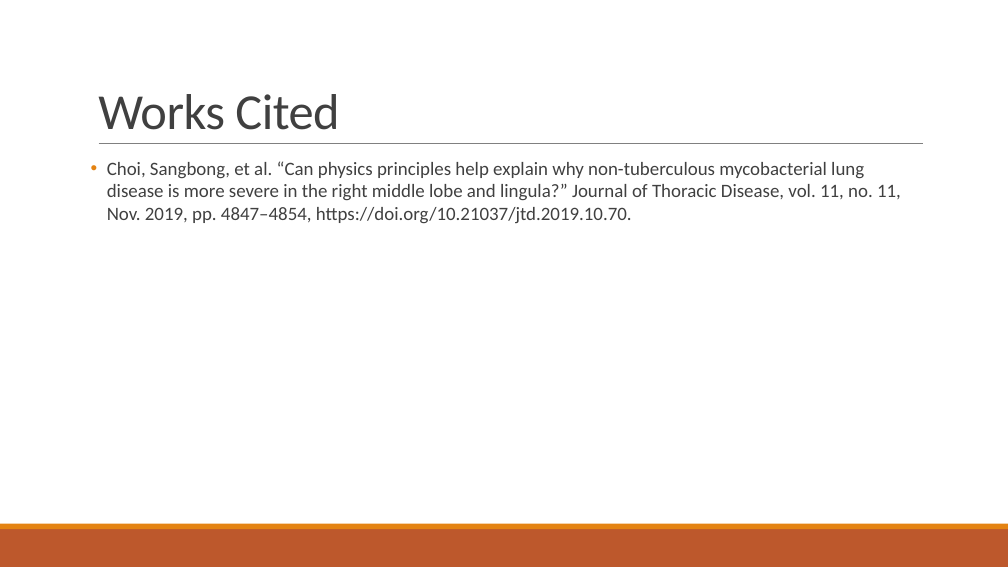
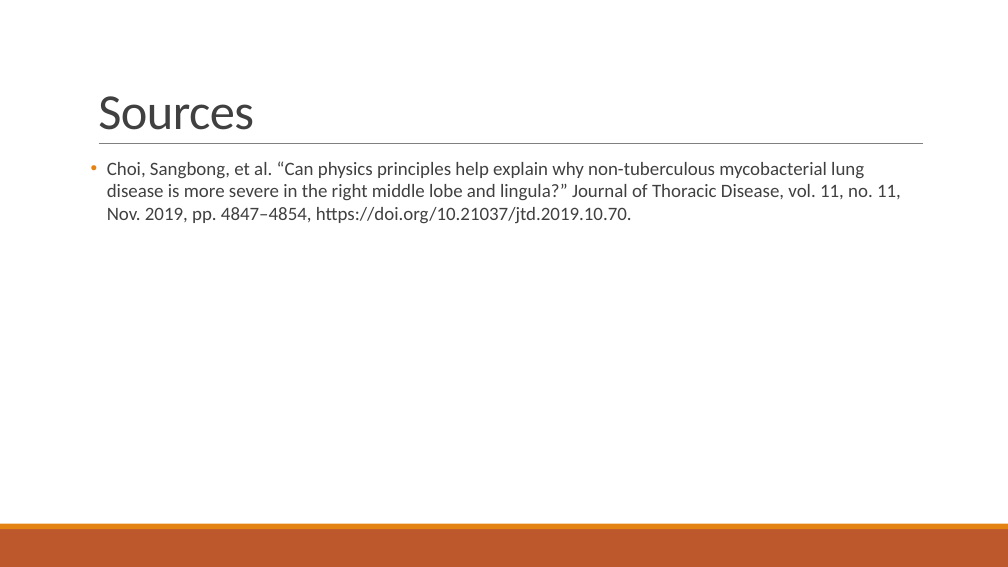
Before and after one commit to ebosko/BIOS-Thesis, a slide deck: slide 12 of Reports/Preliminary Findings PPT.pptx. Drawn at 1008x567 pixels with LibreOffice and Linux fonts; fonts in the diff are those of the drawing. Boxes give left, top, right and bottom in pixels: in the first picture for what was removed or moved away, otherwise in the second. Text is boxed around its words. In the diff, an @@ line names an element or a change of style, - is before the commit and + after.

```diff
--- a/Reports/Preliminary Findings PPT.pptx
+++ b/Reports/Preliminary Findings PPT.pptx
@@ title at box(98, 96, 254, 130): text changed @@
-Works Cited
+Sources
```
Also in this commit, not shown: 4 other slides changed, 21 other files.
